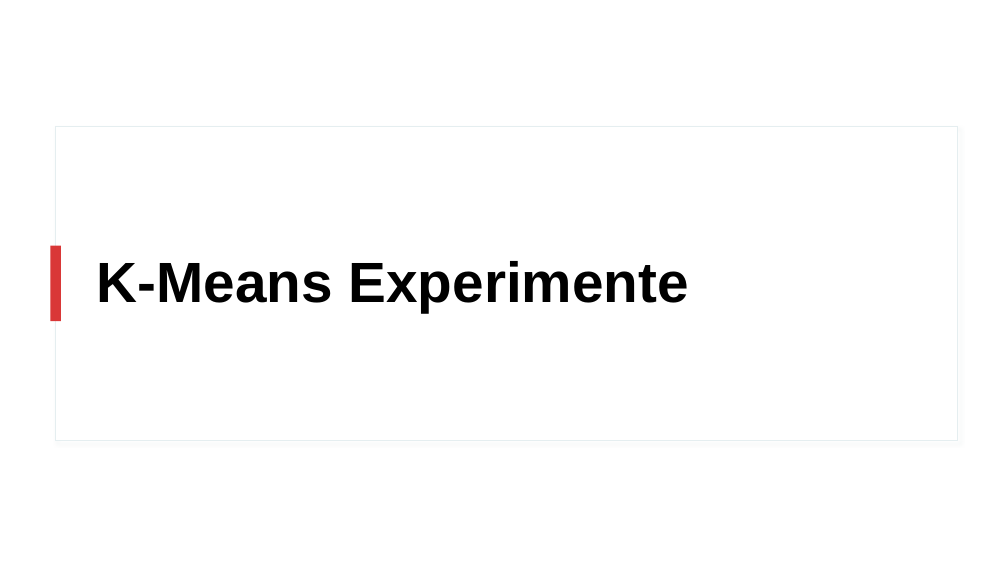
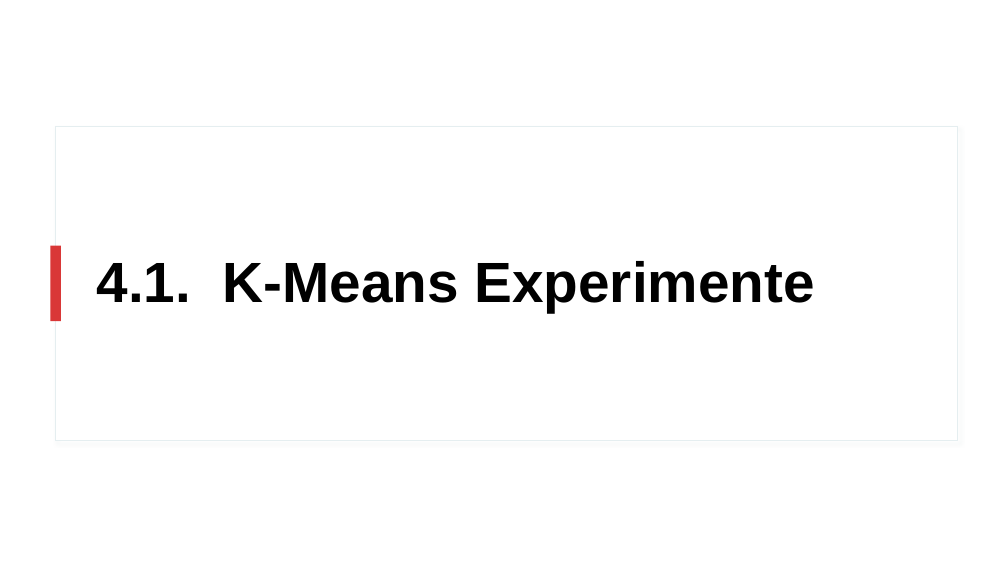
Before and after one commit to realjanpaulus/clusterpoems, a slide deck: slide 17 of literature & presentation/clustering_presentation.pptx (slide 16 before the commit). Drawn at 1008x567 pixels with LibreOffice and Linux fonts; fonts in the diff are those of the drawing. Boxes give left, top, right and bottom in pixels: in the first picture for what was removed or moved away, otherwise in the second. Text is boxed around its words. In the diff, an @@ line names an element or a change of style, - is before the commit and + after.

```diff
--- a/literature & presentation/clustering_presentation.pptx
+++ b/literature & presentation/clustering_presentation.pptx
@@ title at (x1=97, y1=261, x2=815, y2=312): text changed @@
-K-Means Experimente
+4.1. K-Means Experimente
```
Also in this commit, not shown: 6 other slides changed, 5 slides added, 3 slides removed, 24 other files.
